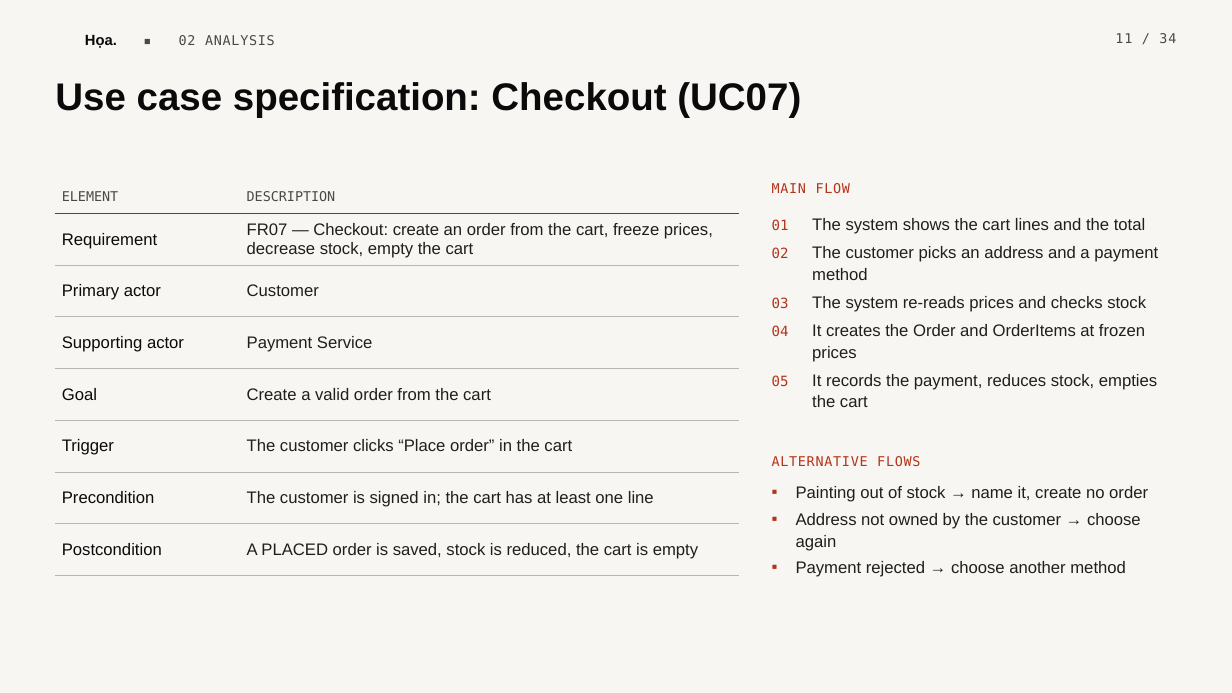
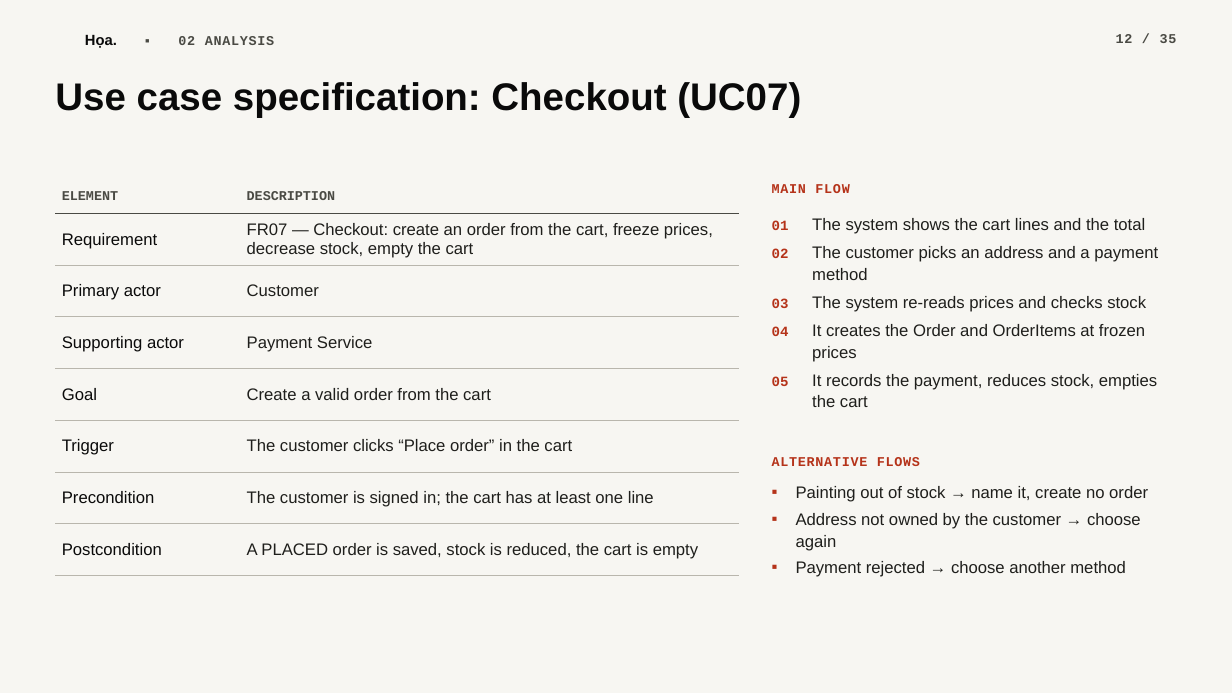
Before and after one commit to scalliontor/Hoa, a slide deck: slide 12 of slides/thuyettrinh_Hoa.pptx (slide 11 before the commit). Drawn at 1232x693 pixels with LibreOffice and Linux fonts; fonts in the diff are those of the drawing; background and template pictures are left out. Boxes give left, top, right and bottom in pixels: in the first picture for what was removed or moved away, otherwise in the second. Text is boxed around its words. In the diff, an @@ line names an element or a change of style, - is before the commit and + after.

```diff
--- a/slides/thuyettrinh_Hoa.pptx
+++ b/slides/thuyettrinh_Hoa.pptx
@@ text "Họa. ▪ 02 ANALYSIS" at [85, 35, 275, 48]: font DejaVu Sans Mono to Courier New, bold on in "▪ 02 ANALYSIS" @@
@@ text at [1116, 34, 1177, 43]: text changed; font DejaVu Sans Mono to Courier New; bold on @@
-11 / 34
+12 / 35
@@ table at [55, 180, 739, 576] @@
@@ font DejaVu Sans Mono to Courier New, bold on in "ELEMENT", "DESCRIPTION" @@
@@ text "MAIN FLOW" at [772, 184, 849, 193]: font DejaVu Sans Mono to Courier New, bold on @@
@@ text "01 The system shows the ..." at [772, 218, 1158, 407]: font DejaVu Sans Mono to Courier New, bold on in "01", "02", "03", "04" and 1 more places @@
@@ text "ALTERNATIVE FLOWS" at [772, 457, 920, 466]: font DejaVu Sans Mono to Courier New, bold on @@
```
Also in this commit, not shown: 33 other slides changed, 1 slide added, 9 other files.
